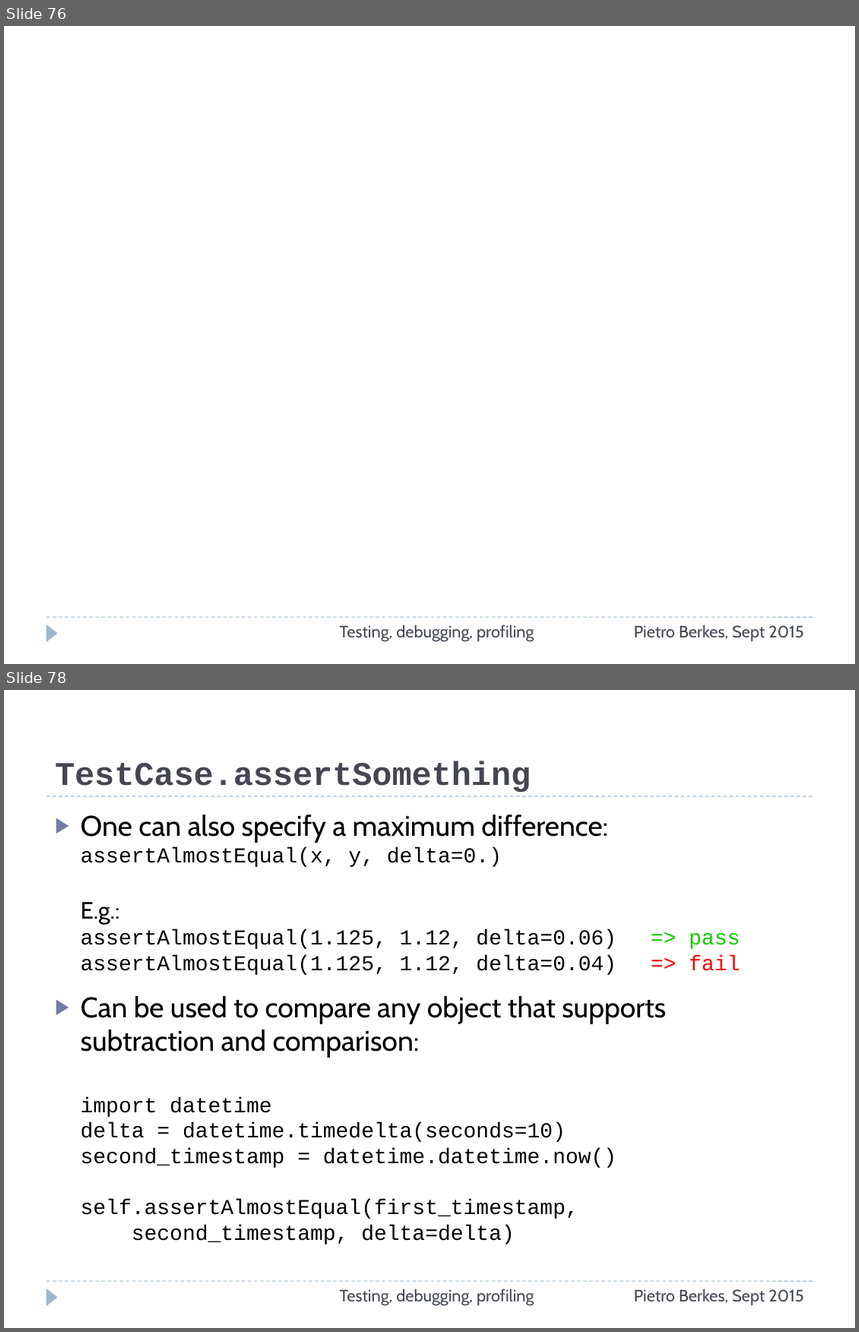
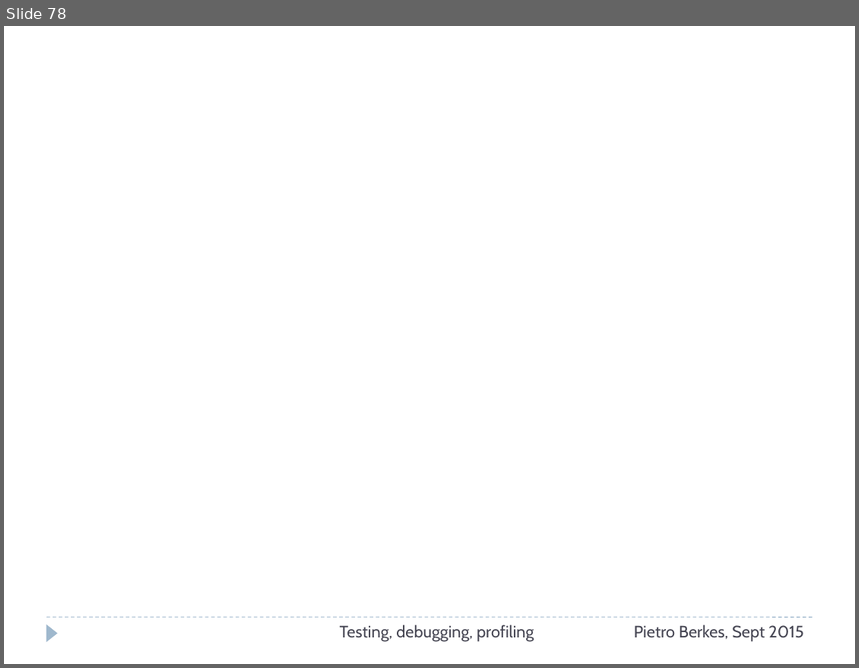
Before and after one commit to ASPP/testing_debugging_profiling, a slide deck: testing-debugging-profiling.pptx. Shown one above the other, each under a label of ours: slides 76 and 78 before the commit, slide 78 after it; the slides between them are not shown. The pictures are 859x1332 and 859x668 pixels, drawn with LibreOffice and Linux fonts; fonts in the diff are those of the drawing. Boxes give left, top, right and bottom in pixels: in the first picture for what was removed or moved away, otherwise in the second. Text is boxed around its words. In the diff, an @@ line names an element or a change of style, - is before the commit and + after.

Commit message:
Revise debugging section

```diff
--- a/testing-debugging-profiling.pptx
+++ b/testing-debugging-profiling.pptx
@@ slide 78 removed at <box>4,690,855,1328</box>, background #FFFFFF; not listed: 2 template elements that a slide beside it also shows @@
@@ title removed at <box>55,761,531,792</box> @@
-TestCase.assertSomething
@@ line removed from (47, 796) to (813, 796) @@
@@ text removed at <box>81,815,740,1245</box> @@
-▶ One can also specify a maximum difference:
-  assertAlmostEqual(x, y, delta=0.)
-  E.g.:
-  assertAlmostEqual(1.125, 1.12, delta=0.06) => pass
-  assertAlmostEqual(1.125, 1.12, delta=0.04) => fail
-▶ Can be used to compare any object that supports subtraction and comparison:
-  import datetime
-  delta = datetime.timedelta(seconds=10)
-  second_timestamp = datetime.datetime.now()
-  self.assertAlmostEqual(first_timestamp,
-  second_timestamp, delta=delta)
@@ text removed at <box>340,1289,534,1306</box> @@
-Testing, debugging, profiling
@@ text removed at <box>634,1289,804,1306</box> @@
-Pietro Berkes, Sept 2015
@@ what was slide 76 is now slide 78 @@
```
Also in this commit, not shown: 4 slides changed, 11 other slides removed, 1 other file.
